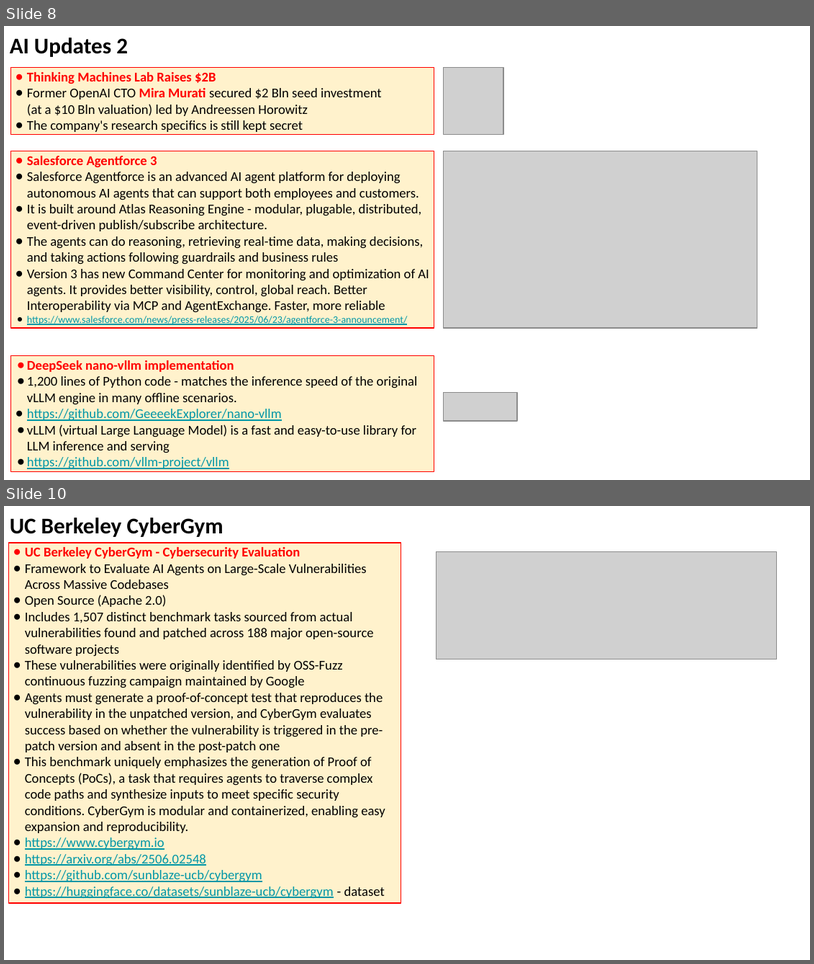
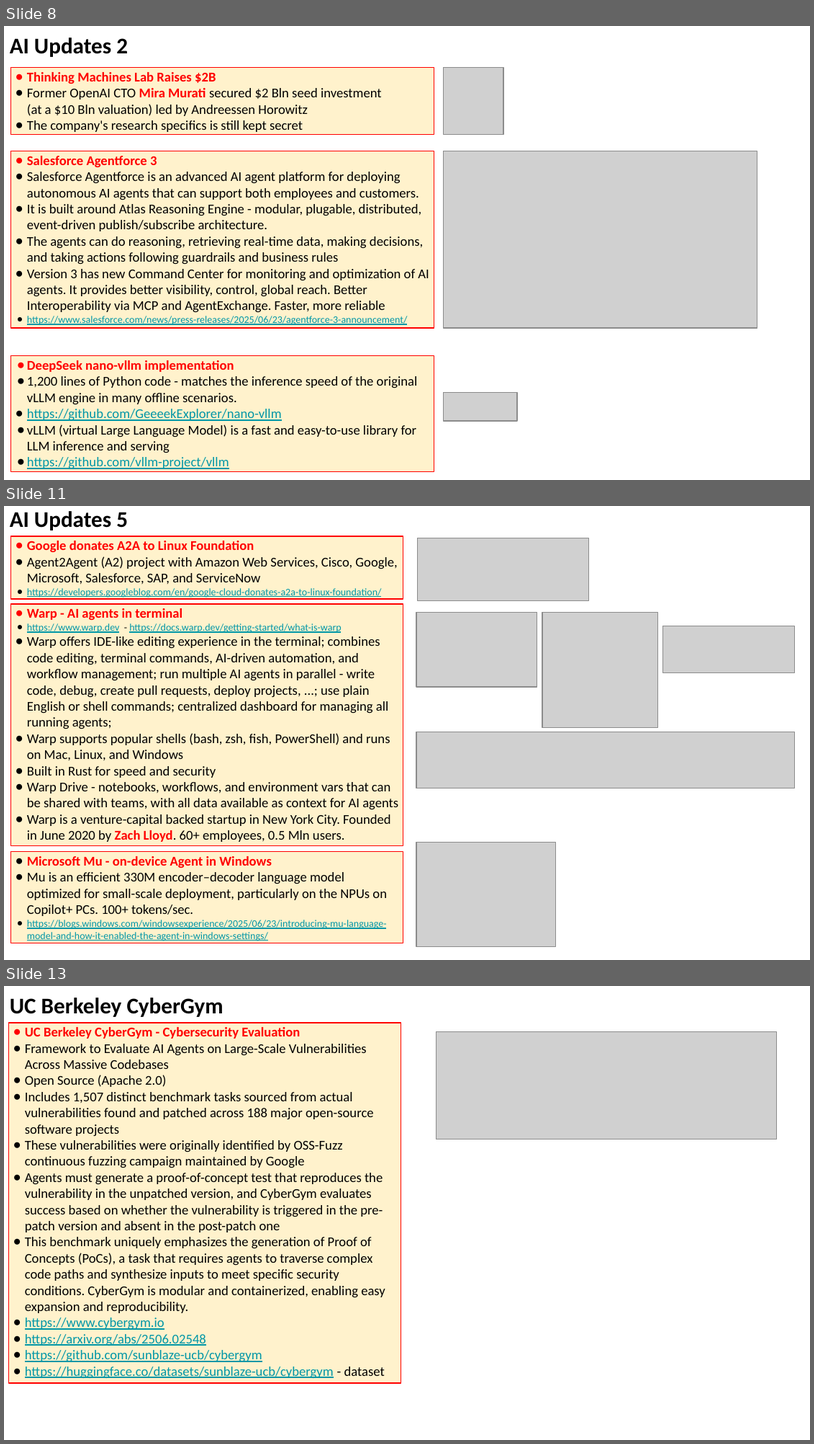
Before and after one commit to lselector/seminar, a slide deck: 2025/2025-06-27-AI-Updates.pptx. Shown one above the other, each under a label of ours: slides 8 and 10 before the commit, slides 8, 11 and 13 after it; the slides between them are not shown. The pictures are 814x964 and 814x1444 pixels, drawn with LibreOffice and Linux fonts; fonts in the diff are those of the drawing; grey boxes stand for pictures. Boxes give left, top, right and bottom in pixels: in the first picture for what was removed or moved away, otherwise in the second. Text is boxed around its words. In the diff, an @@ line names an element or a change of style, - is before the commit and + after.

```diff
--- a/2025/2025-06-27-AI-Updates.pptx
+++ b/2025/2025-06-27-AI-Updates.pptx
@@ slide 11 added at [4, 506, 810, 960], background #FFFFFF @@
@@ text added at [10, 511, 128, 530], 20 pt, text #000000, bold @@
+AI Updates 5
@@ rectangle added at [11, 536, 403, 599], fill #FFF2CC, outline #FF0000 0.75 pt, 12 pt, text #000000 @@
+● Google donates A2A to Linux Foundation
+● Agent2Agent (A2) project with Amazon Web Services, Cisco, Google, Microsoft, Salesforce, SAP, and ServiceNow
+● https://developers.googleblog.com/en/google-cloud-donates-a2a-to-linux-foundation/
@@ picture added at [418, 538, 589, 601] @@
@@ rectangle added at [11, 604, 403, 846], fill #FFF2CC, outline #FF0000 0.75 pt, 12 pt, text #000000 @@
+● Warp - AI agents in terminal
+● https://www.warp.dev - https://docs.warp.dev/getting-started/what-is-warp
+● Warp offers IDE-like editing experience in the terminal; combines code editing, terminal commands, AI-driven automation, and workflow management; run multiple AI agents in parallel - write code, debug, create pull requests, deploy projects, ...; use plain English or shell commands; centralized dashboard for managing all running agents;
+● Warp supports popular shells (bash, zsh, fish, PowerShell) and runs on Mac, Linux, and Windows
+● Built in Rust for speed and security
+● Warp Drive - notebooks, workflows, and environment vars that can be shared with teams, with all data available as context for AI agents
+● Warp is a venture-capital backed startup in New York City. Founded in June 2020 by Zach Lloyd. 60+ employees, 0.5 Mln users.
@@ picture added at [417, 612, 538, 687] @@
@@ picture added at [543, 612, 658, 727] @@
@@ picture added at [663, 626, 795, 673] @@
@@ picture added at [417, 732, 795, 788] @@
@@ rectangle added at [11, 851, 403, 942], fill #FFF2CC, outline #FF0000 0.75 pt, 12 pt, text #0097A7 @@
+● Microsoft Mu - on-device Agent in Windows
+● Mu is an efficient 330M encoder–decoder language model optimized for small-scale deployment, particularly on the NPUs on Copilot+ PCs. 100+ tokens/sec.
+● https://blogs.windows.com/windowsexperience/2025/06/23/introducing-mu-language-model-and-how-it-enabled-the-agent-in-windows-settings/
@@ picture added at [417, 842, 556, 945] @@
@@ what was slide 10 is now slide 13 @@
```
Also in this commit, not shown: 2 slides changed, 2 other slides added.
